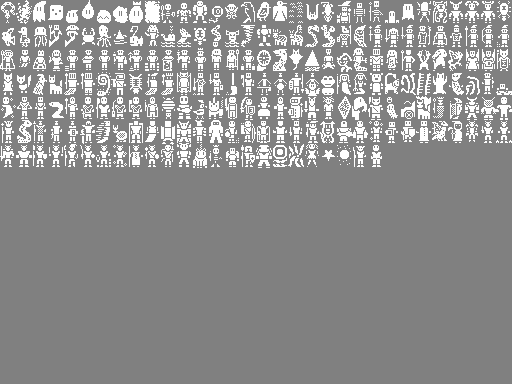
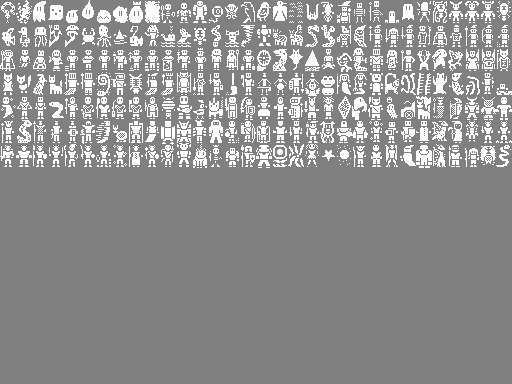
Two versions of the same layered image (512px x 384px). Layer-by-layer changes:
painted on "Background" over left=197, top=13, right=511, bottom=168
